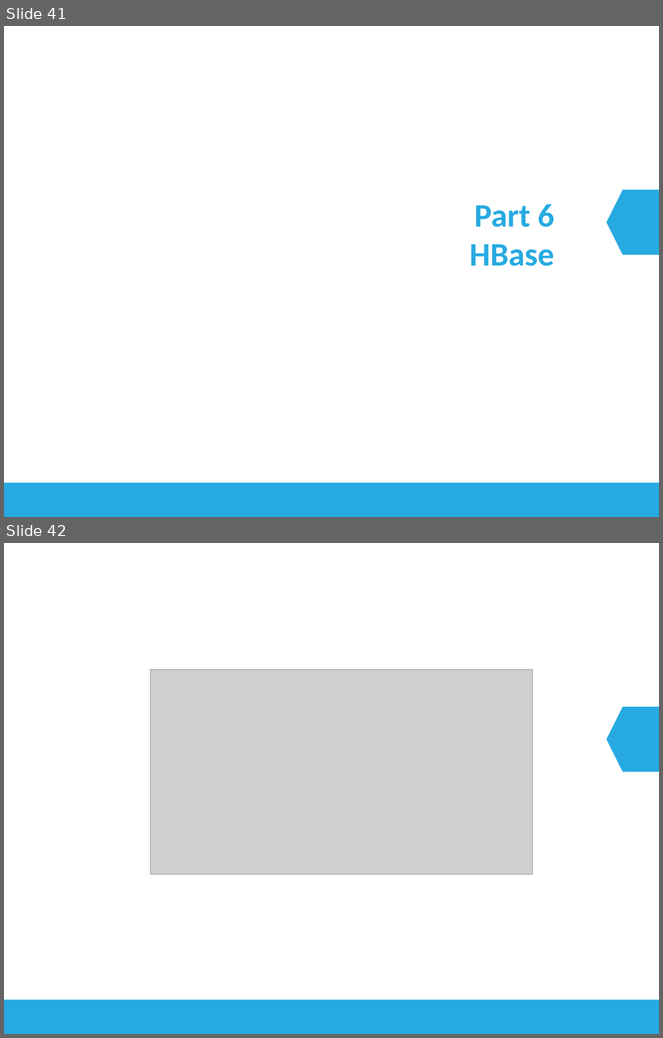
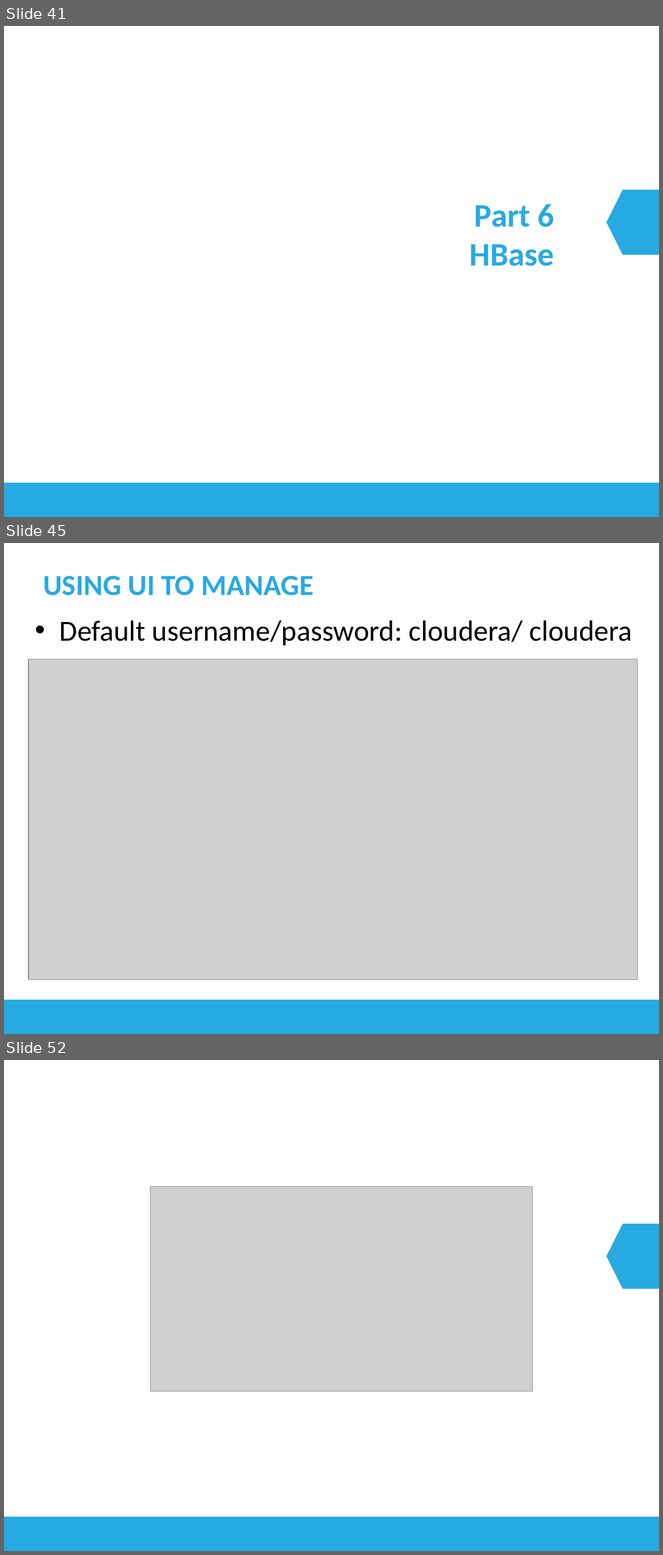
Before and after one commit to longhuynh/BigData, a slide deck: docs/Presentation.pptx. Shown one above the other, each under a label of ours: slides 41 and 42 before the commit, slides 41, 45 and 52 after it; the slides between them are not shown. The pictures are 663x1038 and 663x1555 pixels, drawn with LibreOffice and Linux fonts; fonts in the diff are those of the drawing; grey boxes stand for pictures. Boxes give left, top, right and bottom in pixels: in the first picture for what was removed or moved away, otherwise in the second. Text is boxed around its words. In the diff, an @@ line names an element or a change of style, - is before the commit and + after.

```diff
--- a/docs/Presentation.pptx
+++ b/docs/Presentation.pptx
@@ slide 45 added at (4, 543, 659, 1034), background #FFFFFF; not listed: 1 template element that a slide beside it also shows @@
@@ title added at (43, 576, 314, 596), 32 pt, text #27AAE1, bold @@
+USING UI TO MANAGE
@@ text added at (60, 620, 633, 645), 32 pt, text #000000 @@
+• Default username/password: cloudera/ cloudera
@@ picture added at (28, 659, 637, 980) @@
@@ what was slide 42 is now slide 52 @@
```
Also in this commit, not shown: 2 slides changed, 10 other slides added, 1 slide removed.
